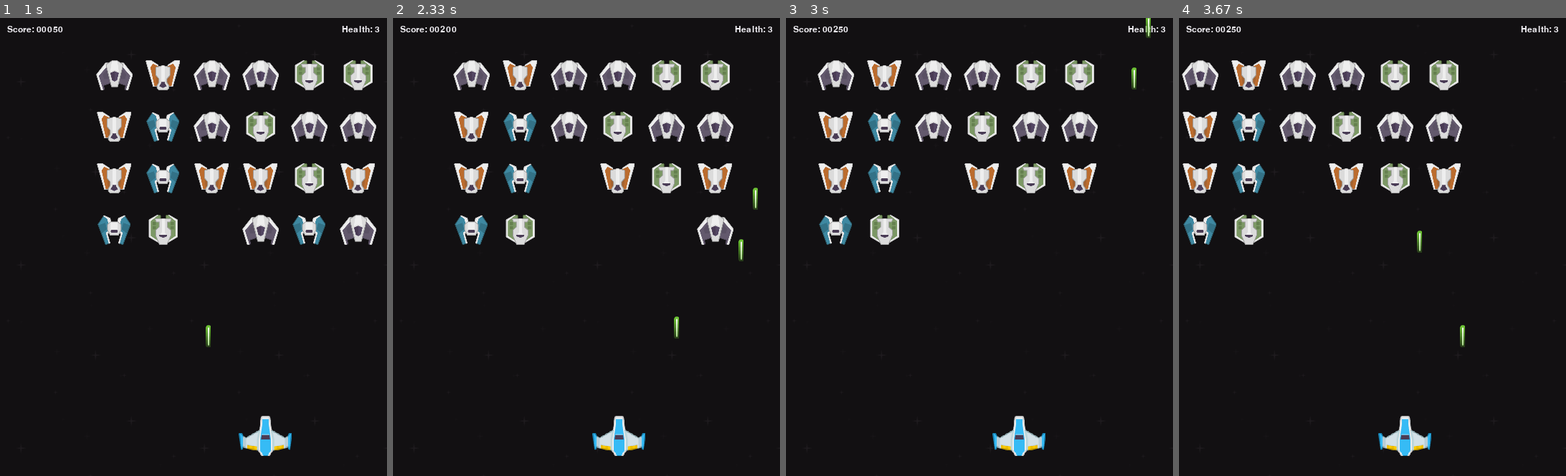
Above: before the commit, frames 1-4 (left to right).
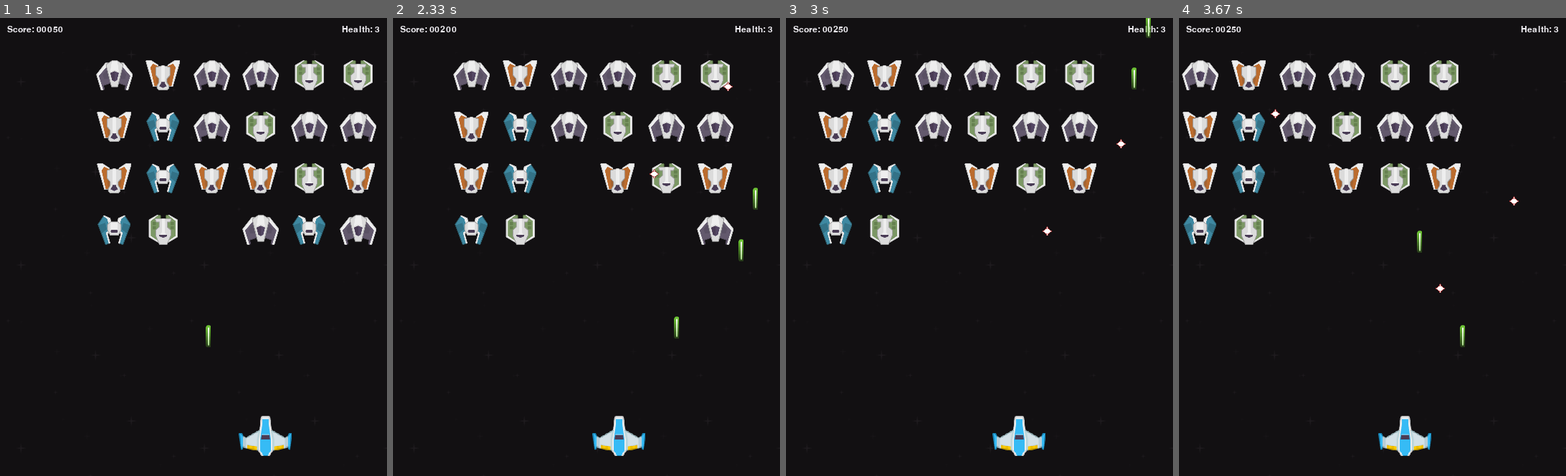
Above: after the commit, the same moments.

Repository: cwrlcarl/pygame-mini-games
Game: pygame game, started from space-invaders/main.py
Same seed, same stepped clock (60 frames per second), same inputs: the game is played once before the commit and once after it.
Inputs:
- Up to frame 1 (1 s): tap Space at 0.33, 0.73 s; hold Right from 0.67 s (still down)
- Up to frame 2 (2.33 s): tap Space at 1.03, 1.23, 1.53, 1.73, 2.03, 2.3 s; release Right at 1.13 s; hold Right 1.17-1.63 s; hold Left 1.67-2.2 s; hold Left from 2.23 s (still down)
- Up to frame 3 (3 s): tap Space at 2.6, 2.73 s; release Left at 2.63 s; hold Right from 2.67 s (still down)
- Up to frame 4 (3.67 s): tap Space at 3.03, 3.4 s; release Right at 3.3 s; hold Left from 3.33 s (still down)

Frame 1 is identical in both runs. In frame 2, less than 0.1% of the frame differs, in the area x 66-88%, y 13-35%; in frame 3, less than 0.1%; in frame 4, less than 0.1%, in the area x 23-88%, y 19-60%.

Commit message:
Implement enemy bullets

Diff:
--- a/space-invaders/main.py
+++ b/space-invaders/main.py
@@ -1,3 +1,5 @@
+from encodings.cp862 import encoding_map
+
 import pygame
 import random
 from settings import *
@@ -5,8 +7,8 @@
 
 class Player:
     def __init__(self, x, y):
-        self.img = PLAYER_IMG
-        self.rect = self.img.get_rect()
+        self.image = PLAYER_IMG
+        self.rect = self.image.get_rect()
         self.rect.center = (x, y)
         self.speed = PLAYER_SPEED
 
@@ -18,13 +20,13 @@
         if (keys[pygame.K_d] or keys[pygame.K_RIGHT]) and self.rect.right < SCREEN_WIDTH:
             self.rect.x += self.speed
     def draw(self, screen):
-        screen.blit(self.img, self.rect)
+        screen.blit(self.image, self.rect)
 
 
-class Bullet:
+class PlayerBullet:
     def __init__(self, x, y):
-        self.img = BULLET_IMG
-        self.rect = self.img.get_rect()
+        self.image = BULLET_IMG
+        self.rect = self.image.get_rect()
         self.rect.midbottom = (x, y)
         self.speed = BULLET_SPEED
 
@@ -32,20 +34,33 @@
         self.rect.y -= self.speed
 
     def draw(self, screen):
-        screen.blit(self.img, self.rect)
+        screen.blit(self.image, self.rect)
 
 
 class Enemy:
     def __init__(self, x, y):
-        self.img = random.choice(ENEMY_IMGS)
-        self.rect = self.img.get_rect()
+        self.image = random.choice(ENEMY_IMGS)
+        self.rect = self.image.get_rect()
         self.rect.center = (x, y)
 
     def update(self, direction):
         self.rect.x += ENEMY_SPEED * direction
 
     def draw(self, screen):
-        screen.blit(self.img, self.rect)
+        screen.blit(self.image, self.rect)
+
+
+class EnemyBullet:
+    def __init__(self, x, y):
+        self.image = ENEMY_BULLET_IMG
+        self.rect = self.image.get_rect()
+        self.rect.center = (x, y)
+
+    def update(self):
+        self.rect.y += ENEMY_BULLET_SPEED
+
+    def draw(self, screen):
+        screen.blit(self.image, self.rect)
 
 
 def main():
@@ -60,7 +75,10 @@
     player = Player(x=SCREEN_WIDTH//2, y=SCREEN_HEIGHT-PLAYER_HEIGHT)
     bullets = []
     enemies = []
+    enemy_bullets = []
     enemy_direction = 1
+    enemy_cooldown = 1000
+    last_enemy_shot = pygame.time.get_ticks()
     score = 0
     health = 3
 
@@ -89,7 +107,7 @@
                 if event.key == pygame.K_SPACE:
                     if len(bullets) < MAX_BULLETS:
                         LASER_SFX.play()
-                        bullet = Bullet(x=player.rect.centerx, y=player.rect.y)
+                        bullet = PlayerBullet(x=player.rect.centerx, y=player.rect.y)
                         bullets.append(bullet)
 
         for bullet in bullets[:]:
@@ -103,10 +121,21 @@
             if bullet.rect.y < 0:
                 bullets.remove(bullet)
 
+        for enemy_bullet in enemy_bullets[:]:
+            if enemy_bullet.rect.y > SCREEN_HEIGHT:
+                enemy_bullets.remove(enemy_bullet)
+
         for enemy in enemies:
             if enemy.rect.right >= SCREEN_WIDTH or enemy.rect.left <= 0:
                 enemy_direction *= -1
                 break
+
+        time_now = pygame.time.get_ticks()
+        if time_now - last_enemy_shot > enemy_cooldown and len(enemy_bullets) < 5 and len(enemies) > 0:
+            enemy_shooting = random.choice(enemies)
+            enemy_bullet = EnemyBullet(x=enemy_shooting.rect.centerx, y=enemy_shooting.rect.y)
+            enemy_bullets.append(enemy_bullet)
+            last_enemy_shot = time_now
 
         for x in range(0, SCREEN_WIDTH, bg_width):
             for y in range(0, SCREEN_HEIGHT, bg_height):
@@ -129,6 +158,10 @@
             enemy.update(enemy_direction)
             enemy.draw(screen)
 
+        for enemy_bullet in enemy_bullets:
+            enemy_bullet.update()
+            enemy_bullet.draw(screen)
+
         pygame.display.update()
 
     pygame.quit()
